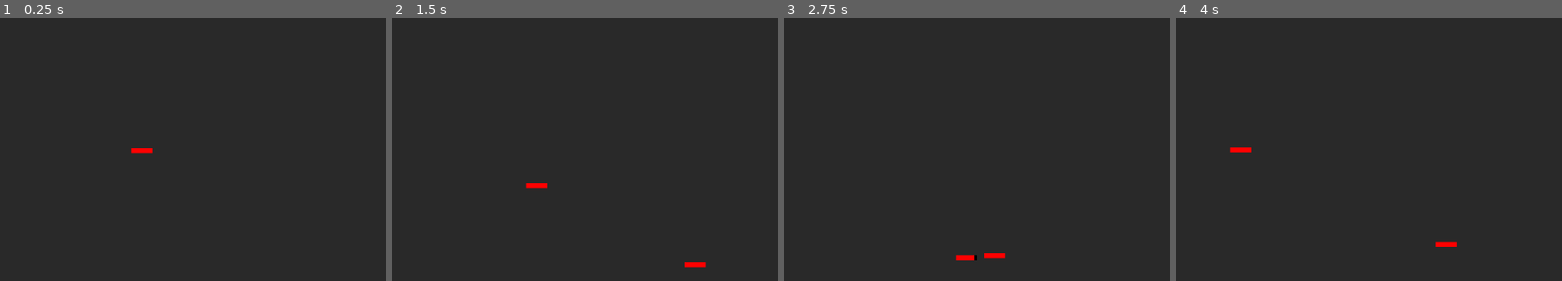
Above: before the commit, frames 1-4 (left to right).
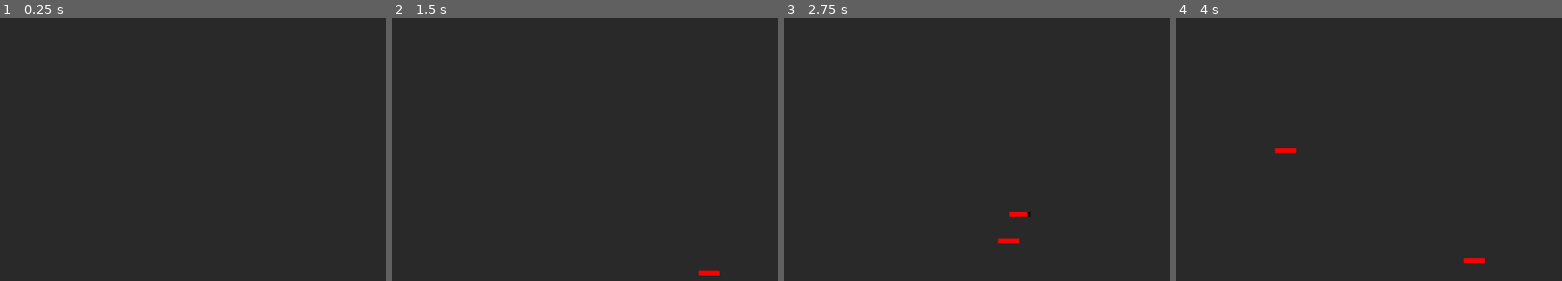
Above: after the commit, the same moments.

Repository: James-Fraser-Jones/scratch
Game: Godot game, scene res://scenes/main/main.tscn
The game is run twice, just before and just after one commit, with the same random seed, the same clock (stepped at 60 frames per second) and the same inputs.
Inputs (mouse positions are in pixels of both pictures, inside the frame that each line leads up to):
- Up to frame 1 (0.25 s): no input
- Up to frame 2 (1.5 s): tap Enter at 0.5 s; move the mouse to (658, 183) at 0.52 s; press the mouse at (658, 183) at 0.53 s; hold D (right) 0.53-1.28 s; tap P (spawn, bound only before the commit) at 0.8, 1.35 s; tap R (restart) at 1.25 s; move the mouse to (outside the picture) at 1.27 s; release the mouse at (outside the picture) at 1.28 s; hold S (down) from 1.28 s (still down)
- Up to frame 3 (2.75 s): tap O (spawn_player, bound only after the commit) at 1.55 s; move the mouse to (961, 112) at 2.02 s; release S (down) at 2.03 s; hold D (right) from 2.03 s (still down); hold O (spawn_player, bound only after the commit) from 2.03 s (still down); click (961, 112) at 2.3 s
- Up to frame 4 (4 s): tap R (restart) at 2.75, 3.5 s; move the mouse to (outside the picture) at 2.77 s; release D (right) at 2.78 s; release O (spawn_player, bound only after the commit) at 2.78 s; hold W (up) 2.78-3.53 s; click (outside the picture) at 2.85 s; tap P (spawn, bound only before the commit) at 3.05 s; move the mouse to (1496, 267) at 3.52 s; hold A (left) from 3.53 s (still down); hold P (spawn, bound only before the commit) from 3.53 s (still down); tap O (spawn_player, bound only after the commit) at 3.8 s

The runs differ from the first frame. In frame 1, 0.1% of the frame differs, in the area x 33-40%, y 49-52%; in frame 2, 0.3%; in frame 3, 0.5%; in frame 4, 0.5%, in the area x 13-80%, y 49-94%.

Commit message:
abstracted gun from player and enemy, added player spawning

Diff:
--- a/project.godot
+++ b/project.godot
@@ -51,9 +51,14 @@
 "events": [ Object(InputEventMouseButton,"resource_local_to_scene":false,"resource_name":"","device":0,"alt":false,"shi …(212 unchanged characters)…
  ]
 }
-spawn={
+spawn_enemy={
 "deadzone": 0.5,
 "events": [ Object(InputEventKey,"resource_local_to_scene":false,"resource_name":"","device":0,"alt":false,"shift":false,"control":false,"meta":false,"command":false,"pressed":false,"scancode":0,"physical_scancode":80,"unicode":0,"echo":false,"script":null)
+ ]
+}
+spawn_player={
+"deadzone": 0.5,
+"events": [ Object(InputEventKey,"resource_local_to_scene":false,"resource_name":"","device":0,"alt":false,"shift":false,"control":false,"meta":false,"command":false,"pressed":false,"scancode":0,"physical_scancode":79,"unicode":0,"echo":false,"script":null)
  ]
 }
 
--- a/scenes/main/Bullet.gd
+++ b/scenes/bullet/bullet.gd
@@ -13,7 +13,7 @@
 	cur_time += delta
 	if cur_time > max_time:
 		queue_free()
-	position += Vector2.UP.rotated(transform.get_rotation()) * speed * delta #don't use rotation like this, just use a script variable
+	position += Vector2.UP.rotated(transform.get_rotation()) * speed * delta
 
 func _collision(body):
 	if body.is_in_group("players") or body.is_in_group("enemies"):
--- a/scenes/bullet.tscn
+++ b/scenes/bullet/bullet.tscn
@@ -1,6 +1,6 @@
 [gd_scene load_steps=3 format=2]
 
-[ext_resource path="res://scenes/main/bullet.gd" type="Script" id=1]
+[ext_resource path="res://scenes/bullet/bullet.gd" type="Script" id=1]
 
 [sub_resource type="CircleShape2D" id=6]
 
--- /dev/null
+++ b/scenes/enemy/enemy.gd
@@ -0,0 +1,38 @@
+extends KinematicBody2D
+
+export var max_health : int = 100
+export var speed : int = 350
+
+var health : int = max_health
+
+var nav : Navigation2D
+
+func _ready():
+	nav = $"/root/main/nav"
+
+func _physics_process(delta):
+	control(delta)
+
+func hurt(damage):
+	health -= damage
+	$health_bar.value = health
+	if health <= 0:
+		queue_free()
+
+func move(move_vec):
+	var collision = move_and_collide(move_vec)
+	if collision:
+		move_and_collide(collision.remainder.slide(collision.normal))
+
+func control(delta):
+	if get_tree().has_group("players"):
+		var player = get_tree().get_nodes_in_group("players")[0]
+		var space_state = get_world_2d().direct_space_state
+		var result = space_state.intersect_ray(position, player.position, [self])
+		if result and result.collider == player:
+			var shoot_vec = player.position - position
+			$gun.shoot(shoot_vec)
+
+		var nav_pos = nav.get_simple_path(position, player.position)[1]
+		var move_vec = (nav_pos - position).normalized() * speed * delta
+		move(move_vec)
--- a/scenes/enemy.tscn
+++ b/scenes/enemy/enemy.tscn
@@ -1,7 +1,8 @@
-[gd_scene load_steps=4 format=2]
+[gd_scene load_steps=5 format=2]
 
-[ext_resource path="res://scenes/main/enemy.gd" type="Script" id=1]
+[ext_resource path="res://scenes/enemy/enemy.gd" type="Script" id=1]
 [ext_resource path="res://resources/my_theme.tres" type="Theme" id=2]
+[ext_resource path="res://scenes/gun/gun.tscn" type="PackedScene" id=3]
 
 [sub_resource type="CircleShape2D" id=1]
 radius = 40.0
@@ -31,3 +32,7 @@
 __meta__ = {
 "_edit_use_anchors_": false
 }
+
+[node name="gun" parent="." instance=ExtResource( 3 )]
+attack_speed = 3.0
+col_mask = 3
--- /dev/null
+++ b/scenes/gun/gun.gd
@@ -0,0 +1,38 @@
+extends Node2D
+
+export var attack_speed : float = 15
+export var attack_spread : float = .1
+export var col_mask : int = 7 #walls, players, enemies
+
+var rng = RandomNumberGenerator.new()
+var bullet_scene = preload("res://scenes/bullet/bullet.tscn")
+var main : Node2D
+
+var attack_cur : float = -1
+
+func _ready():
+	rng.randomize()
+	main = $"/root/main"
+
+func _physics_process(delta):
+	shoot_timer(delta)
+
+func shoot_timer(delta):
+	if attack_cur >= 0:
+		attack_cur += delta
+		if attack_cur > 1/attack_speed:
+			attack_cur = -1
+
+func can_shoot():
+	return attack_cur == -1
+
+#API
+func shoot(shoot_vec):
+	if can_shoot():
+		var bullet = bullet_scene.instance()
+		var angle = shoot_vec.angle()
+		bullet.rotation = angle + PI/2 + rng.randf_range(-attack_spread/2, attack_spread/2)
+		bullet.position = global_position
+		bullet.collision_mask = col_mask
+		main.add_child(bullet)
+		attack_cur = 0
--- /dev/null
+++ b/scenes/gun/gun.tscn
@@ -0,0 +1,6 @@
+[gd_scene load_steps=2 format=2]
+
+[ext_resource path="res://scenes/gun/gun.gd" type="Script" id=1]
+
+[node name="gun" type="Node2D"]
+script = ExtResource( 1 )
--- a/scenes/main/Enemy.gd
+++ /dev/null
@@ -1,71 +0,0 @@
-extends KinematicBody2D
-
-#ability 1
-
-export var attack_speed : float = 3
-export var attack_spread : float = .1
-
-var rng = RandomNumberGenerator.new()
-var bullet_scene = preload("res://scenes/bullet.tscn")
-var main : Node2D
-
-var attack_cur : float = -1
-
-#actual enemy vars
-
-export var max_health : int = 100
-export var speed : int = 350
-
-var player : KinematicBody2D
-var nav : Navigation2D
-
-var health : int = max_health
-
-func _ready():
-	rng.randomize()
-	main = get_parent()
-	nav = $"../nav"
-	player = $"../player"
-
-func _physics_process(delta):
-	shoot_timer(delta)
-	control(delta)
-
-func shoot_timer(delta):
-	if attack_cur >= 0:
-		attack_cur += delta
-		if attack_cur > 1/attack_speed:
-			attack_cur = -1
-
-func hurt(damage):
-	health -= damage
-	$health_bar.value = health
-	if health <= 0:
-		queue_free()
-
-func shoot(shoot_vec, col_mask):
-	if attack_cur == -1:
-		var bullet = bullet_scene.instance()
-		var angle = shoot_vec.angle()
-		bullet.rotation = angle + PI/2 + rng.randf_range(-attack_spread/2, attack_spread/2)
-		bullet.position = position
-		bullet.collision_mask = col_mask
-		main.add_child(bullet)
-		attack_cur = 0
-
-func move(move_vec):
-	var collision = move_and_collide(move_vec)
-	if collision:
-		move_and_collide(collision.remainder.slide(collision.normal))
-
-func control(delta):
-	if is_instance_valid(player):
-		var space_state = get_world_2d().direct_space_state
-		var result = space_state.intersect_ray(position, player.position, [self])
-		if result and result.collider == player:
-			var shoot_vec = player.position - position
-			shoot(shoot_vec, 3) #walls and players
-
-		var nav_pos = nav.get_simple_path(position, player.position)[1]
-		var move_vec = (nav_pos - position).normalized() * speed * delta
-		move(move_vec)
--- a/scenes/main/main.gd
+++ b/scenes/main/main.gd
@@ -1,14 +1,21 @@
 extends Node2D
 
-var enemy_scene = preload("res://scenes/enemy.tscn")
+var player_scene = preload("res://scenes/player/player.tscn")
+var enemy_scene = preload("res://scenes/enemy/enemy.tscn")
 
 func _input(event):
 	if event.is_action_pressed("exit"):
 		get_tree().quit()
 	if event.is_action_pressed("restart"):
 		get_tree().change_scene("res://scenes/main/main.tscn")
-	if event.is_action_pressed("spawn"):
+	if event.is_action_pressed("spawn_enemy"):
 		var enemy = enemy_scene.instance()
 		enemy.position = Vector2(600, 250)
 		enemy.add_to_group("enemies")
 		add_child(enemy)
+	if event.is_action_pressed("spawn_player"):
+		if !get_tree().has_group("players"):
+			var player = player_scene.instance()
+			player.position = Vector2(100, -100)
+			player.add_to_group("players")
+			add_child(player)
--- a/scenes/main/main.tscn
+++ b/scenes/main/main.tscn
@@ -1,11 +1,6 @@
-[gd_scene load_steps=9 format=2]
+[gd_scene load_steps=6 format=2]
 
 [ext_resource path="res://scenes/main/main.gd" type="Script" id=1]
-[ext_resource path="res://scenes/main/player.gd" type="Script" id=2]
-[ext_resource path="res://resources/my_theme.tres" type="Theme" id=3]
-
-[sub_resource type="CircleShape2D" id=1]
-radius = 40.0
 
 [sub_resource type="RectangleShape2D" id=2]
 extents = Vector2( 40, 40 )
@@ -24,63 +19,38 @@
 [node name="main" type="Node2D"]
 script = ExtResource( 1 )
 
-[node name="player" type="KinematicBody2D" parent="." groups=["players"]]
-position = Vector2( 100, -100 )
-collision_layer = 2
-collision_mask = 5
-script = ExtResource( 2 )
-
-[node name="CollisionShape2D" type="CollisionShape2D" parent="player"]
-modulate = Color( 0.0784314, 1, 0, 1 )
-shape = SubResource( 1 )
-
-[node name="health_bar" type="ProgressBar" parent="player"]
-anchor_left = 0.5
-anchor_top = 1.0
-anchor_right = 0.5
-anchor_bottom = 1.0
-margin_left = -30.0
-margin_top = -65.0
-margin_right = 30.0
-margin_bottom = -51.0
-theme = ExtResource( 3 )
-step = 1.0
-value = 100.0
-percent_visible = false
-__meta__ = {
-"_edit_use_anchors_": false
-}
-
 [node name="cam" type="Camera2D" parent="."]
 current = true
 zoom = Vector2( 2, 2 )
 
-[node name="obstacle" type="StaticBody2D" parent="."]
+[node name="level" type="Node2D" parent="."]
+
+[node name="obstacle" type="StaticBody2D" parent="level"]
 collision_mask = 0
 
-[node name="CollisionShape2D" type="CollisionShape2D" parent="obstacle"]
+[node name="CollisionShape2D" type="CollisionShape2D" parent="level/obstacle"]
 shape = SubResource( 2 )
 
-[node name="obstacle2" type="StaticBody2D" parent="."]
+[node name="obstacle2" type="StaticBody2D" parent="level"]
 position = Vector2( -228, -125 )
 collision_mask = 0
 
-[node name="CollisionShape2D" type="CollisionPolygon2D" parent="obstacle2"]
+[node name="CollisionShape2D" type="CollisionPolygon2D" parent="level/obstacle2"]
 position = Vector2( -37, -29 )
 polygon = PoolVector2Array( -67, 29, -55, -81, 49, -51, 136, -118, 176, 13, 116, -66, 54, -18, -30, -49 )
 
-[node name="obstacle3" type="StaticBody2D" parent="."]
+[node name="obstacle3" type="StaticBody2D" parent="level"]
 position = Vector2( -84, 273 )
 collision_mask = 0
 
-[node name="CollisionShape2D" type="CollisionShape2D" parent="obstacle3"]
+[node name="CollisionShape2D" type="CollisionShape2D" parent="level/obstacle3"]
 shape = SubResource( 4 )
 
-[node name="obstacle4" type="StaticBody2D" parent="."]
+[node name="obstacle4" type="StaticBody2D" parent="level"]
 position = Vector2( 488, -189 )
 collision_mask = 0
 
-[node name="CollisionShape2D" type="CollisionShape2D" parent="obstacle4"]
+[node name="CollisionShape2D" type="CollisionShape2D" parent="level/obstacle4"]
 shape = SubResource( 5 )
 
 [node name="nav" type="Navigation2D" parent="."]
--- a/scenes/main/player.gd
+++ b/scenes/player/player.gd
@@ -1,52 +1,18 @@
 extends KinematicBody2D
-
-#ability 1
-
-export var attack_speed : float = 15
-export var attack_spread : float = .1
-
-var rng = RandomNumberGenerator.new()
-var bullet_scene = preload("res://scenes/bullet.tscn")
-var main : Node2D
-
-var attack_cur : float = -1
-
-#actual player vars
 
 export var max_health : int = 100
 export var speed : int = 500
 
 var health : int = max_health
 
-func _ready():
-	rng.randomize()
-	main = get_parent()
-
 func _physics_process(delta):
-	shoot_timer(delta)
 	control(delta)
-
-func shoot_timer(delta):
-	if attack_cur >= 0:
-		attack_cur += delta
-		if attack_cur > 1/attack_speed:
-			attack_cur = -1
 
 func hurt(damage):
 	health -= damage
 	$health_bar.value = health
 	if health <= 0:
 		queue_free()
-
-func shoot(shoot_vec, col_mask):
-	if attack_cur == -1:
-		var bullet = bullet_scene.instance()
-		var angle = shoot_vec.angle()
-		bullet.rotation = angle + PI/2 + rng.randf_range(-attack_spread/2, attack_spread/2)
-		bullet.position = position
-		bullet.collision_mask = col_mask
-		main.add_child(bullet)
-		attack_cur = 0
 
 func move(move_vec):
 	var collision = move_and_collide(move_vec)
@@ -56,7 +22,7 @@
 func control(delta):
 	if Input.is_action_pressed("shoot"):
 		var shoot_vec = get_global_mouse_position() - position
-		shoot(shoot_vec, 5) #walls and enemies
+		$gun.shoot(shoot_vec)
 	var move_vec = lrud() * speed * delta
 	move(move_vec)
 
--- /dev/null
+++ b/scenes/player/player.tscn
@@ -0,0 +1,40 @@
+[gd_scene load_steps=6 format=2]
+
+[ext_resource path="res://scenes/gun/gun.gd" type="Script" id=1]
+[ext_resource path="res://scenes/gun/gun.tscn" type="PackedScene" id=2]
+[ext_resource path="res://scenes/player/player.gd" type="Script" id=3]
+[ext_resource path="res://resources/my_theme.tres" type="Theme" id=4]
+
+[sub_resource type="CircleShape2D" id=1]
+radius = 40.0
+
+[node name="player" type="KinematicBody2D" groups=["players"]]
+position = Vector2( 100, -100 )
+collision_layer = 2
+collision_mask = 5
+script = ExtResource( 3 )
+
+[node name="CollisionShape2D" type="CollisionShape2D" parent="."]
+modulate = Color( 0.0784314, 1, 0, 1 )
+shape = SubResource( 1 )
+
+[node name="health_bar" type="ProgressBar" parent="."]
+anchor_left = 0.5
+anchor_top = 1.0
+anchor_right = 0.5
+anchor_bottom = 1.0
+margin_left = -30.0
+margin_top = -65.0
+margin_right = 30.0
+margin_bottom = -51.0
+theme = ExtResource( 4 )
+step = 1.0
+value = 100.0
+percent_visible = false
+__meta__ = {
+"_edit_use_anchors_": false
+}
+
+[node name="gun" type="Node2D" parent="." instance=ExtResource( 2 )]
+script = ExtResource( 1 )
+col_mask = 5
